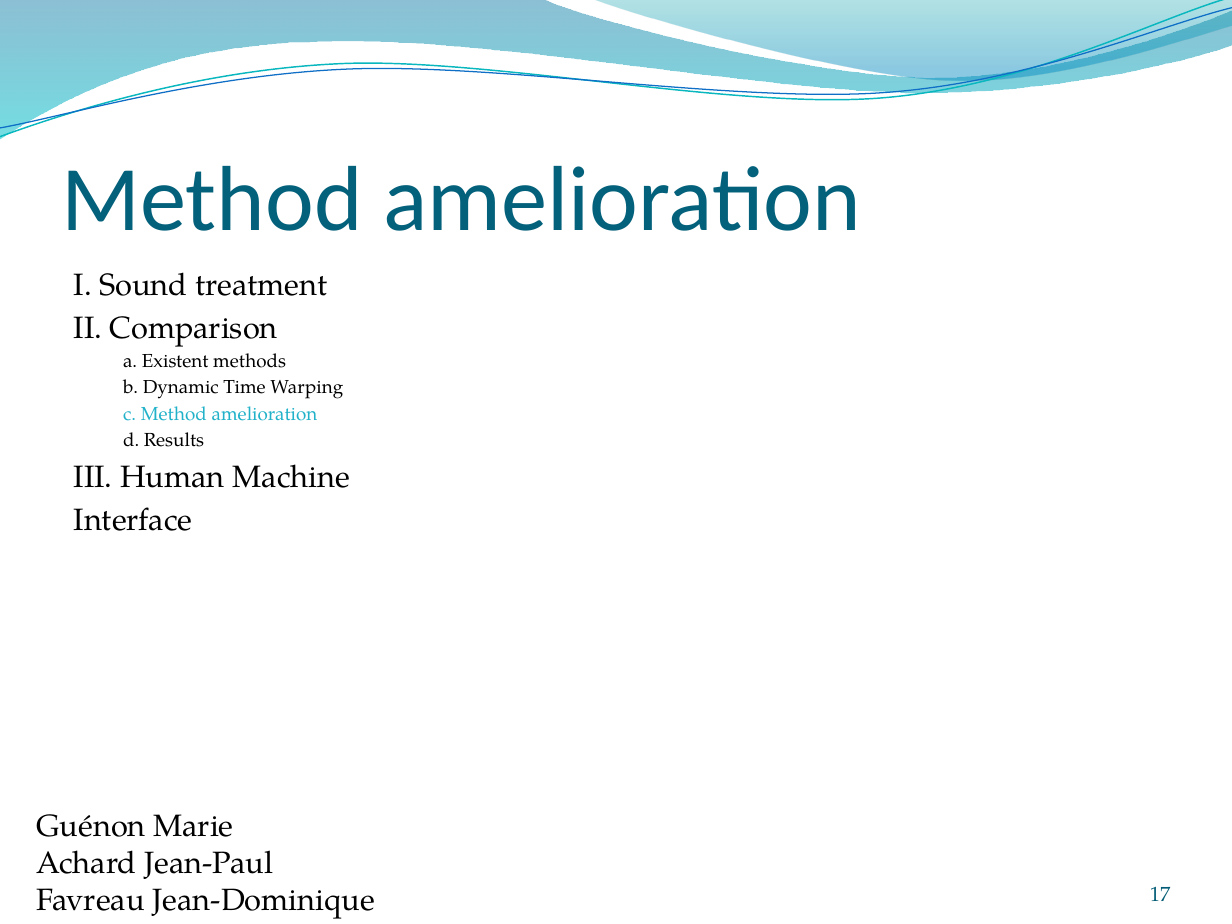
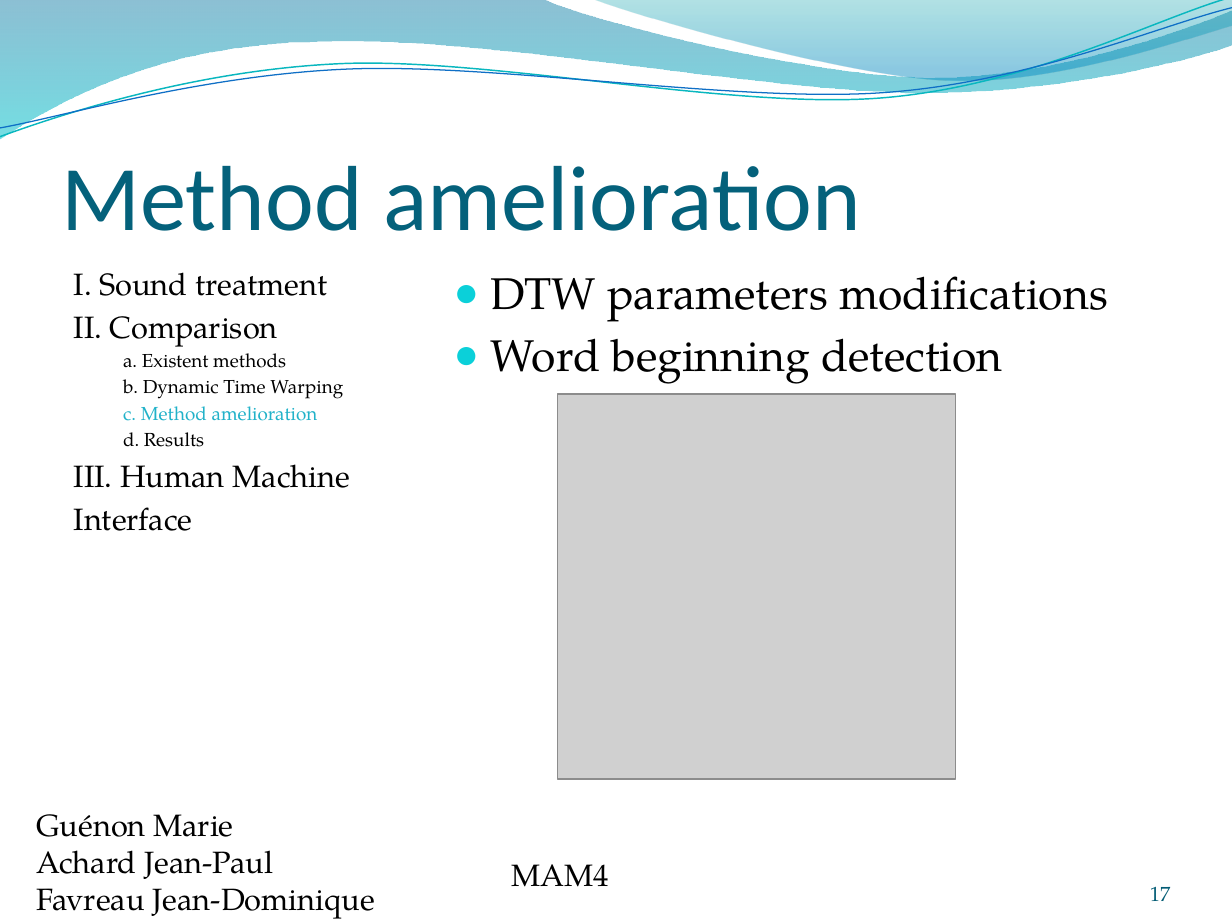
Before and after one commit to jeando/projetS7, a slide deck: slide 17 of annexes/Word_recognition.pptx. Drawn at 1232x924 pixels with LibreOffice and Linux fonts; fonts in the diff are those of the drawing; grey boxes stand for pictures; background and template pictures are left out. Boxes give left, top, right and bottom in pixels: in the first picture for what was removed or moved away, otherwise in the second. Text is boxed around its words. In the diff, an @@ line names an element or a change of style, - is before the commit and + after.

```diff
--- a/annexes/Word_recognition.pptx
+++ b/annexes/Word_recognition.pptx
@@ text added at [490, 276, 1108, 384], 26 pt, text #000000 @@
+● DTW parameters modifications
+● Word beginning detection
@@ picture added at [558, 394, 956, 779] @@
@@ text added at [512, 864, 610, 887], 18 pt, text #000000 @@
+MAM4
```
Also in this commit, not shown: 18 other slides changed, 5 slides added, 3 other files.
